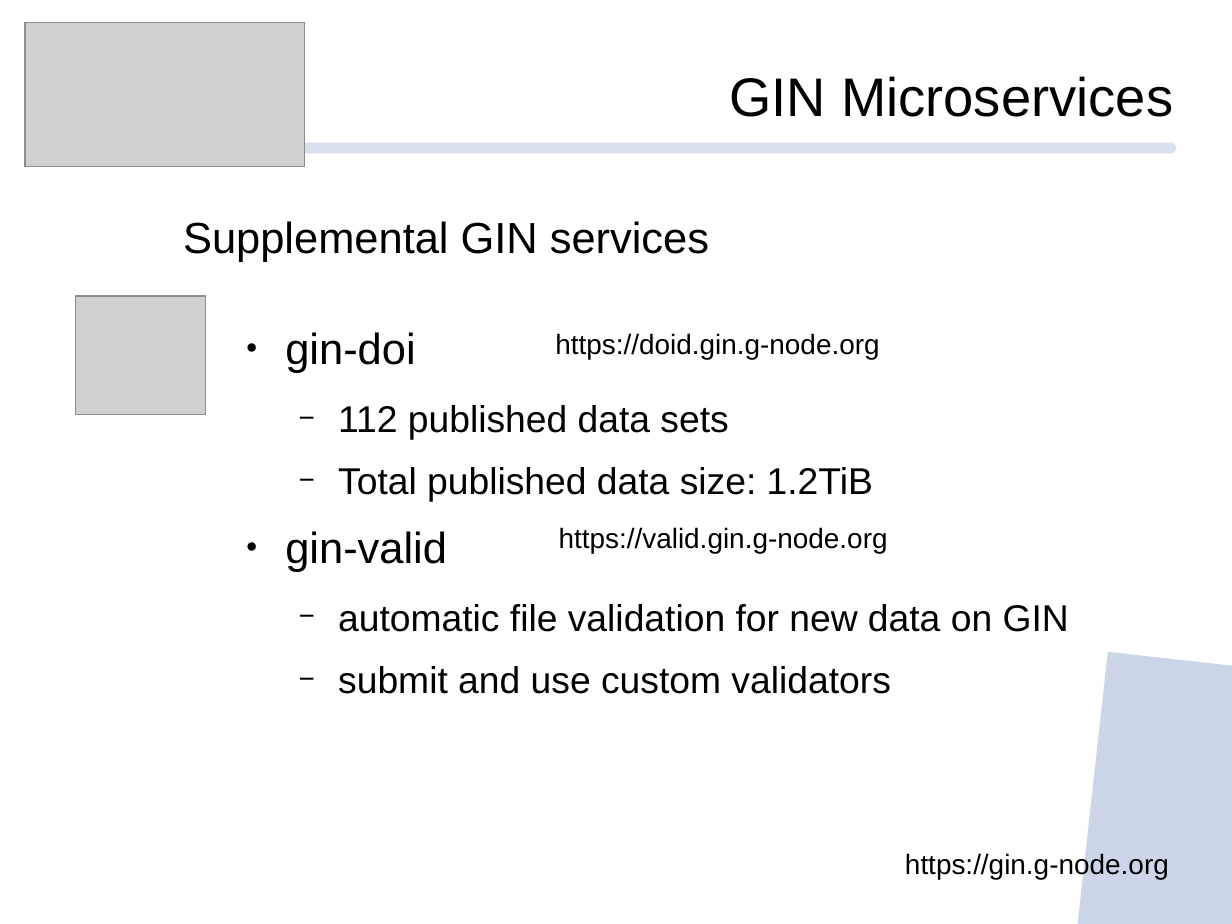
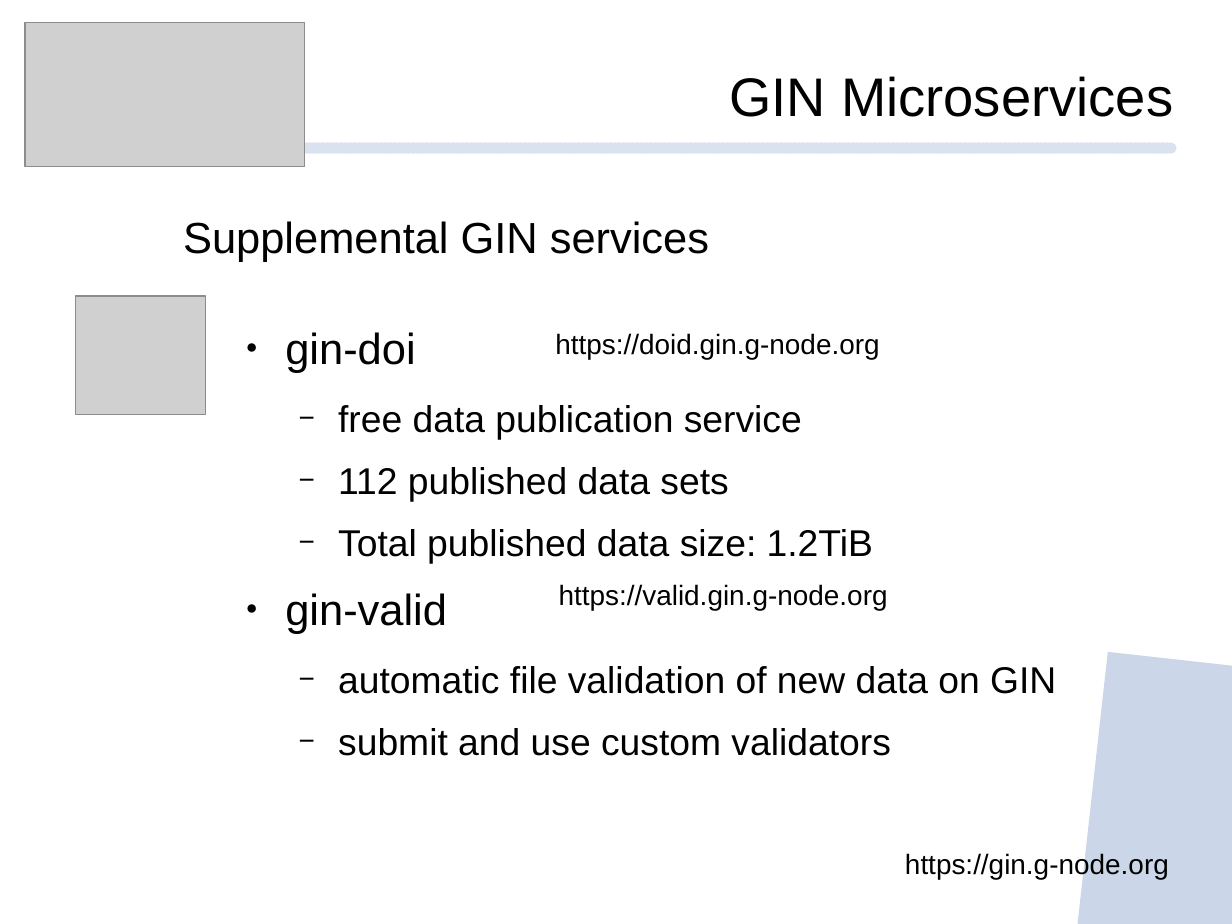
Before and after one commit to mpsonntag/prespost, a slide deck: slide 6 of 202009_BCCN_online/202009_BCCN_Online_conference.odp. Drawn at 1232x924 pixels with LibreOffice and Linux fonts; fonts in the diff are those of the drawing; grey boxes stand for pictures; background and template pictures are left out. Boxes give left, top, right and bottom in pixels: in the first picture for what was removed or moved away, otherwise in the second. Text is boxed around its words. In the diff, an @@ line names an element or a change of style, - is before the commit and + after.

```diff
--- a/202009_BCCN_online/202009_BCCN_Online_conference.odp
+++ b/202009_BCCN_online/202009_BCCN_Online_conference.odp
@@ text at (338, 405, 802, 440): paragraph added @@
+  − free data publication service
@@ text "https://valid.gin.g-node.org": place and size @@
-text "https://valid.gin.g-node.org" at (559, 527, 888, 553)
+text "https://valid.gin.g-node.org" at (559, 584, 888, 610)
@@ text at (338, 666, 1056, 694): text changed @@
-  − automatic file validation for new data on GIN
+  − automatic file validation of new data on GIN
```
Also in this commit, not shown: 4 other slides changed.
